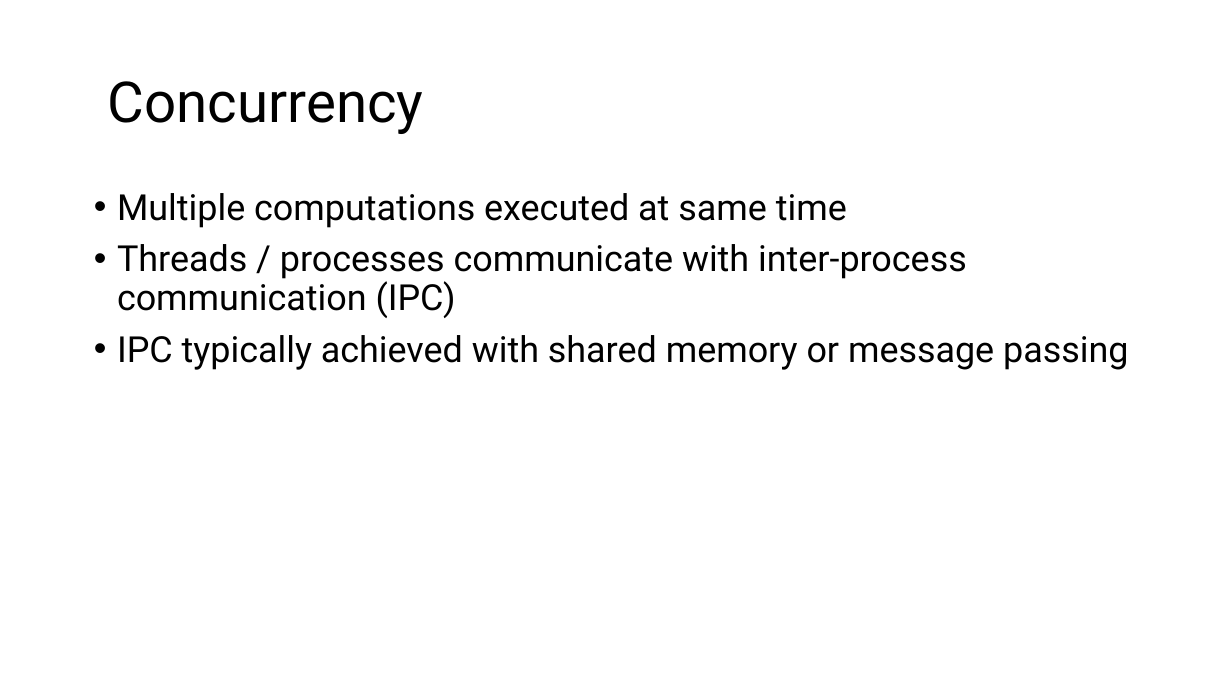
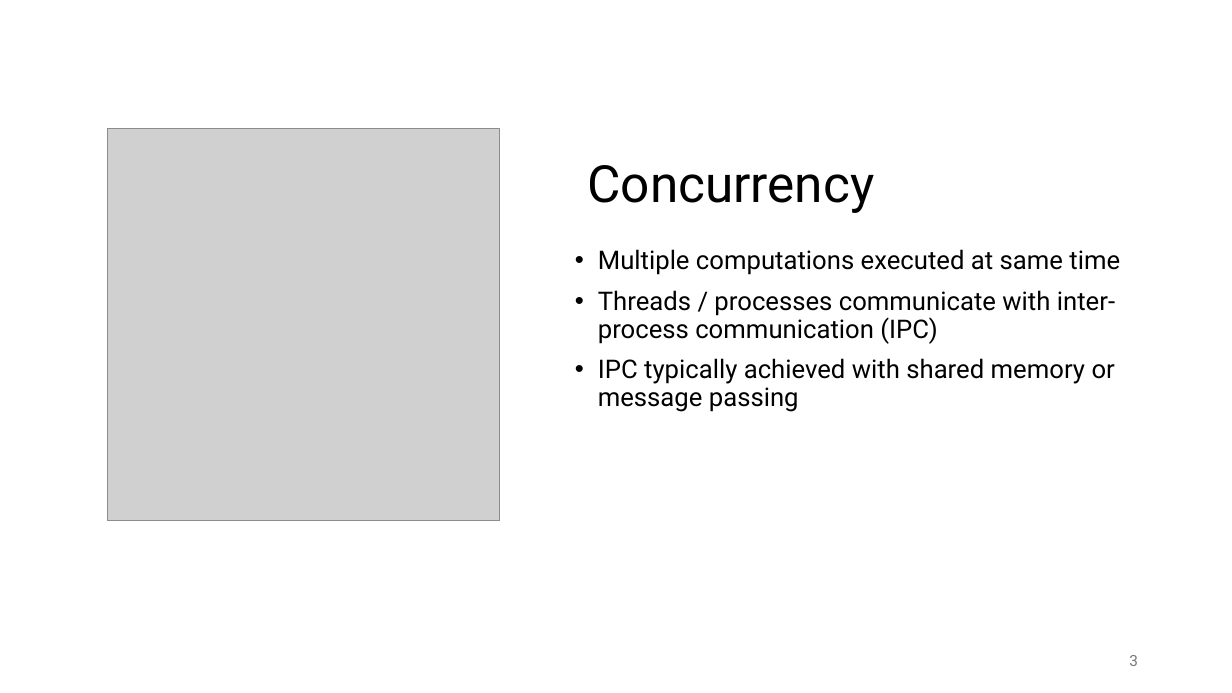
Before and after one commit to matt-neave/verificationAwareElixir, a slide deck: slide 3 of presentation/Verlixir Presentation.pptx. Drawn at 1232x693 pixels with LibreOffice and Linux fonts; fonts in the diff are those of the drawing; grey boxes stand for pictures. Boxes give left, top, right and bottom in pixels: in the first picture for what was removed or moved away, otherwise in the second. Text is boxed around its words. In the diff, an @@ line names an element or a change of style, - is before the commit and + after.

```diff
--- a/presentation/Verlixir Presentation.pptx
+++ b/presentation/Verlixir Presentation.pptx
@@ title "Concurrency": place and size @@
-title "Concurrency" at [108,81,424,134]
+title "Concurrency" at [587,165,874,213]
@@ title "Concurrency" at [587,165,874,213]: size 44 to 40 pt; vertical alignment middle to bottom @@
@@ picture added at [108,128,500,520] @@
@@ text "Multiple computations executed at same ...": place and size @@
-text "Multiple computations executed at same ..." at [117,193,1128,370]
+text "Multiple computations executed at same ..." at [598,249,1120,412]
@@ text "Multiple computations executed at same ..." at [598,249,1120,412]: size 28 to 20 pt @@
@@ page number added at [1129,655,1138,666], 12 pt, text #797979 @@
+3
```
Also in this commit, not shown: 15 other slides changed, 13 slides added, 2 slides removed, 18 other files.
